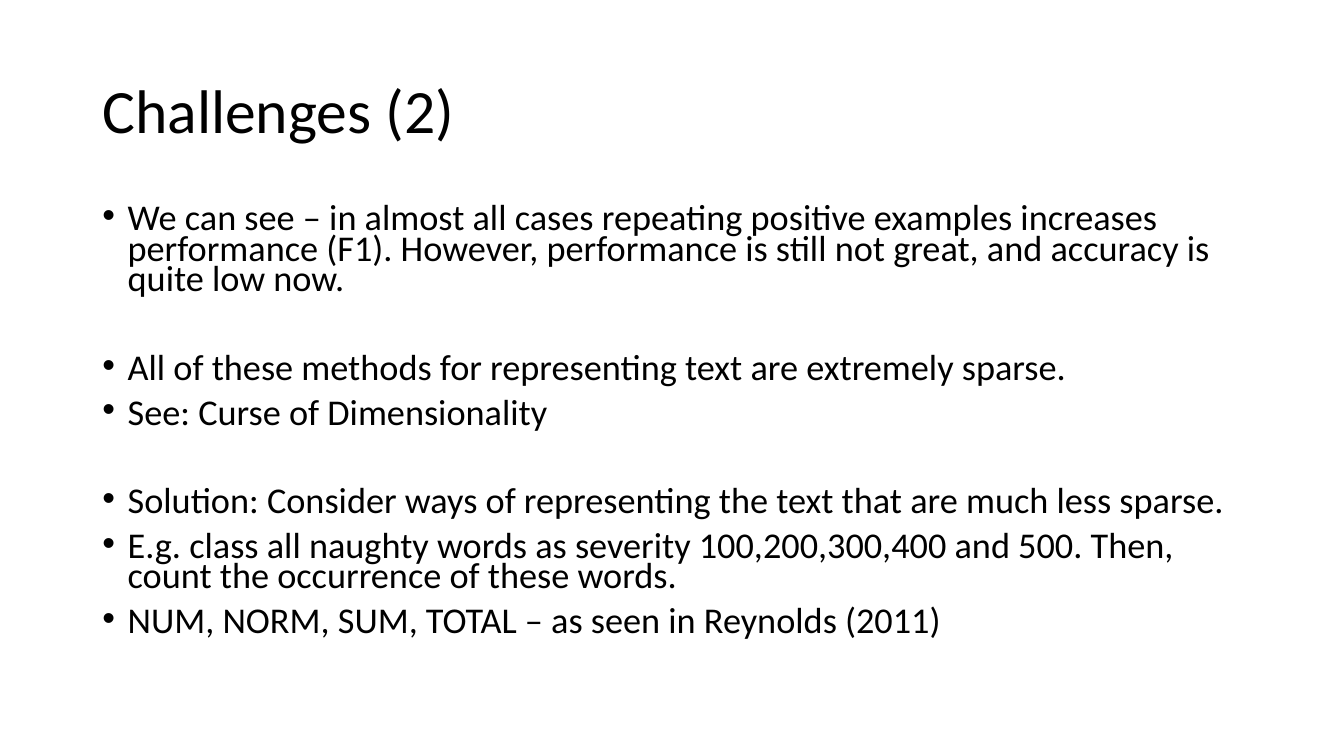
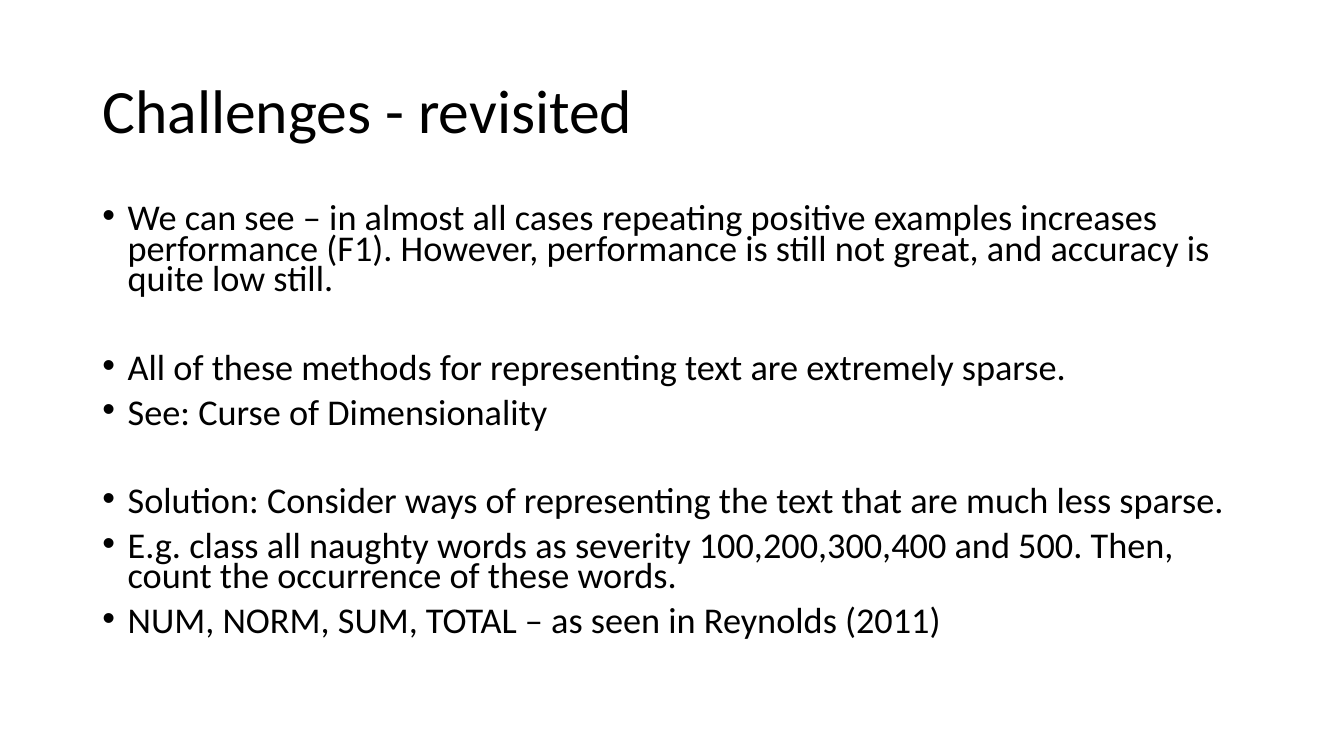
Before and after one commit to jleyland96/Cyberbullying-Detection, a slide deck: slide 20 of Project Logbook/results_log.pptx (slide 26 before the commit). Drawn at 1344x756 pixels with LibreOffice and Linux fonts; fonts in the diff are those of the drawing. Boxes give left, top, right and bottom in pixels: in the first picture for what was removed or moved away, otherwise in the second. Text is boxed around its words. In the diff, an @@ line names an element or a change of style, - is before the commit and + after.

```diff
--- a/Project Logbook/results_log.pptx
+++ b/Project Logbook/results_log.pptx
@@ title at [102,90,632,144]: text changed @@
-Challenges (2)
+Challenges - revisited
@@ text at [128,204,1209,297]: text changed @@
-• We can see – in almost all cases repeating positive examples increases performance (F1). However, performance is still not great, and accuracy is quite low now.
+• We can see – in almost all cases repeating positive examples increases performance (F1). However, performance is still not great, and accuracy is quite low still.
```
Also in this commit, not shown: 28 other slides changed, 1 slide added, 32 slides removed, 4 other files.
